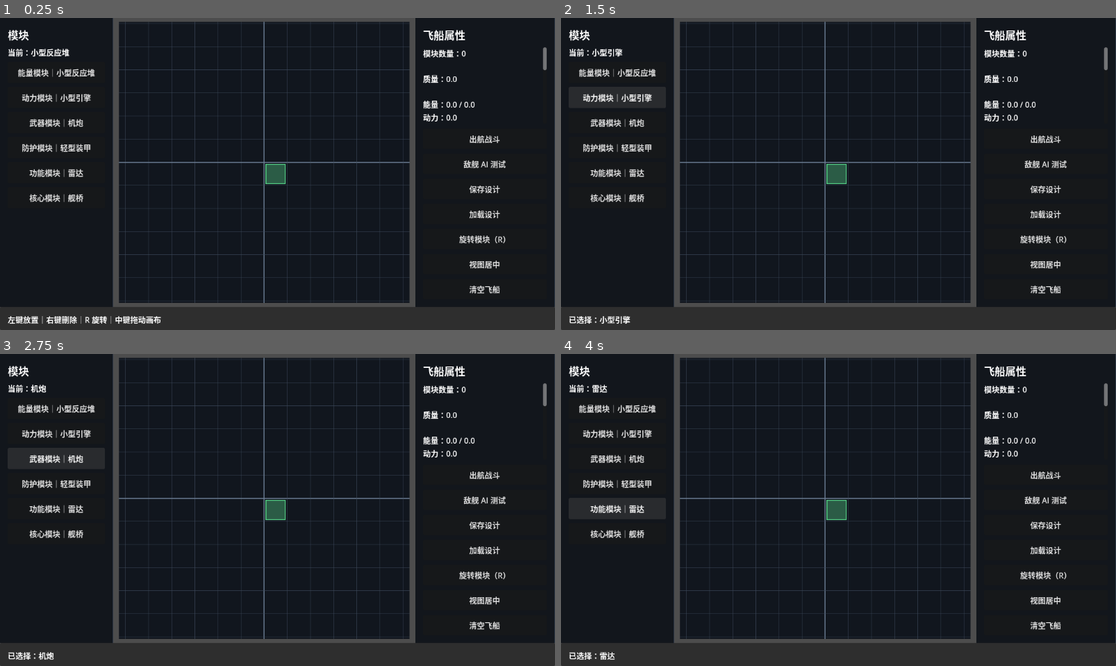
Above: before the commit, frames 1-4 (two rows, left to right).
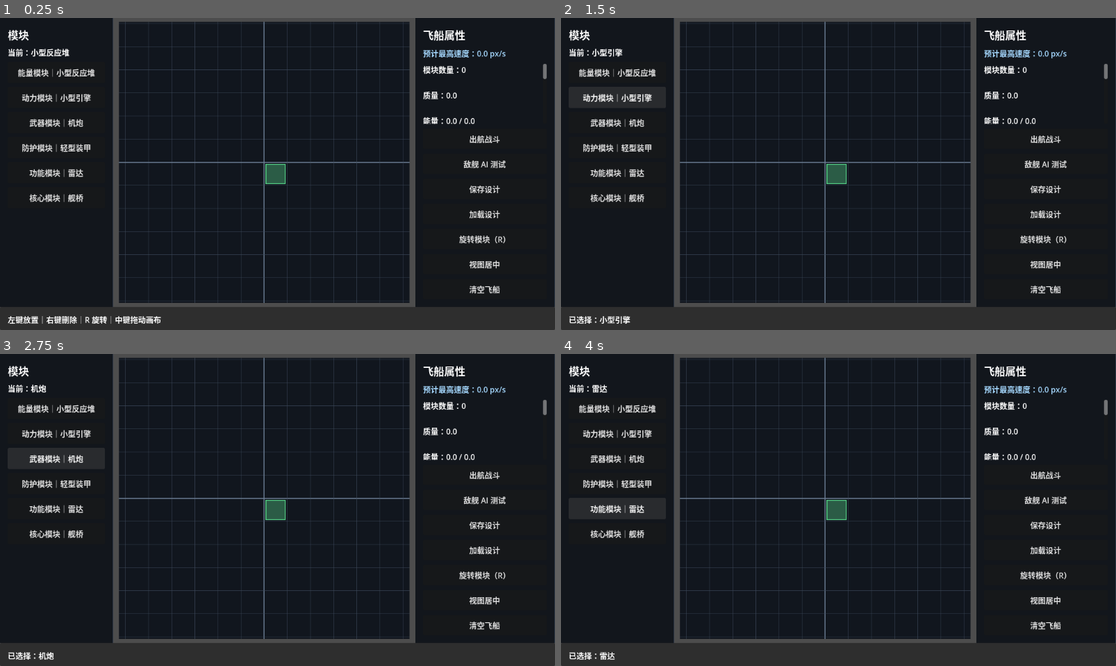
Above: after the commit, the same moments.

Repository: lqc19891229/AdvanceFour
Game: Godot game, scene res://game/ship/editor/ship_editor.tscn
The game is run twice, just before and just after one commit, with the same random seed, the same clock (stepped at 60 frames per second) and the same inputs.
Inputs:
- Up to frame 1 (0.25 s): no input
- Up to frame 2 (1.5 s): click "能量模块｜小型反应堆" at 0.5 s; click "动力模块｜小型引擎" at 1.25 s
- Up to frame 3 (2.75 s): click "武器模块｜机炮" at 2 s
- Up to frame 4 (4 s): click "防护模块｜轻型装甲" at 2.75 s; click "功能模块｜雷达" at 3.5 s

The runs differ from the first frame. In frame 1, 0.9% of the frame differs, in the area x 76-99%, y 9-35%; in frame 2, 0.9%; in frame 3, 0.9%; in frame 4, 0.9%.

Commit message:
feat: show predicted top speed in ship editor

Diff:
--- a/game/ship/dev/ship_regression_test.gd
+++ b/game/ship/dev/ship_regression_test.gd
@@ -161,7 +161,28 @@
 	_check(launch_button.get_global_rect().end.y <= root.get_visible_rect().end.y, "Editor battle entry must fit inside the viewport")
 	editor.get_node("MainLayout/RightPanel/RightMargin/RightVBox/AITestButton").pressed.emit()
 	_check(current_scene == editor, "Editor must reject an empty design without leaving")
+	_check(editor.speed_label.text.contains("预计最高速度：0.0 px/s"), "Empty design must show zero predicted speed")
+	_check(root.get_visible_rect().encloses(editor.speed_label.get_global_rect()), "Predicted speed must be visible without scrolling")
 	editor.get_node("MainLayout/Center/Grid").set_ship(_design())
+	var flight_world := Node2D.new()
+	root.add_child(flight_world)
+	var runtime := _spawn(flight_world, Vector2.ZERO)
+	runtime.set_control_input(1.0, 0.0)
+	for step in range(600):
+		runtime._physics_process(1.0 / float(Engine.physics_ticks_per_second))
+	_check(editor.speed_label.text.contains("预计最高速度：%.1f px/s" % runtime.get_speed()), "Editor estimate must match the actual straight-flight steady speed")
+	var heavy := _design()
+	heavy.place(DATABASE.get_by_id(&"defense_lightarmor"), Vector2i(8, 8), 0)
+	editor.grid.set_ship(heavy)
+	_check(editor.speed_label.text.contains("预计最高速度：%.1f px/s" % runtime.estimate_design_top_speed(heavy)) and runtime.estimate_design_top_speed(heavy) < runtime.get_speed(), "Adding mass must immediately lower the editor's predicted speed")
+	var underpowered := _design()
+	underpowered.place(DATABASE.get_by_id(&"function_radar"), Vector2i(8, 8), 0)
+	editor.grid.set_ship(underpowered)
+	_check(editor.speed_label.text.contains("预计最高速度：—（供能不足）"), "Insufficient power must not present a misleading full-power speed")
+	flight_world.queue_free()
+	editor.grid.clear_ship()
+	_check(editor.speed_label.text.contains("预计最高速度：0.0 px/s"), "Clearing the design must reset predicted speed")
+	editor.grid.set_ship(_design())
 	editor.get_node("MainLayout/RightPanel/RightMargin/RightVBox/AITestButton").pressed.emit()
 	await scene_changed
 	_check(current_scene.scene_file_path.ends_with("ship_ai_test.tscn"), "Valid editor design must enter AI test")
--- a/game/ship/editor/ship_editor.gd
+++ b/game/ship/editor/ship_editor.gd
@@ -1,10 +1,12 @@
 extends Control
 
 const SAVE_PATH := "user://ships/test_ship.json"
+const RUNTIME_SCENE := preload("res://game/ship/runtime/ship_runtime.tscn")
 
 @onready var grid: ShipGridView = $MainLayout/Center/Grid
 @onready var module_buttons: VBoxContainer = $MainLayout/LeftPanel/LeftMargin/LeftVBox/ModuleButtons
 @onready var stats_label: Label = $MainLayout/RightPanel/RightMargin/RightVBox/StatsScroll/StatsLabel
+@onready var speed_label: Label = $MainLayout/RightPanel/RightMargin/RightVBox/SpeedLabel
 @onready var status_label: Label = $BottomBar/BottomMargin/StatusLabel
 @onready var selected_label: Label = $MainLayout/LeftPanel/LeftMargin/LeftVBox/SelectedLabel
 
@@ -110,6 +112,15 @@
 func _refresh_stats() -> void:
 	var s := grid.ship
 	var design_status := "可出航" if s.is_design_valid() else "不可出航：%s" % s.get_design_invalid_reason()
+	var speed_text := "—（供能不足）"
+	if s.is_energy_valid():
+		# Read the runtime scene's actual tuning instead of maintaining editor copies.
+		var runtime := RUNTIME_SCENE.instantiate() as ShipRuntime
+		var speed := runtime.estimate_design_top_speed(s)
+		runtime.free()
+		speed_text = "无上限（无阻力）" if is_inf(speed) else "%.1f px/s" % speed
+	speed_label.text = "预计最高速度：%s" % speed_text
+	speed_label.tooltip_text = "完整耐久、供能充足、持续直线全速推进时的稳定航速。\n战损、转向和倒车会影响实际速度。"
 
 	stats_label.text = """模块数量：%d
 
--- a/game/ship/editor/ship_editor.tscn
+++ b/game/ship/editor/ship_editor.tscn
@@ -91,6 +91,12 @@
 theme_override_font_sizes/font_size = 22
 text = "飞船属性"
 
+[node name="SpeedLabel" type="Label" parent="MainLayout/RightPanel/RightMargin/RightVBox"]
+layout_mode = 2
+theme_override_colors/font_color = Color(0.65, 0.85, 1, 1)
+text = "预计最高速度：0.0 px/s"
+autowrap_mode = 2
+
 [node name="StatsScroll" type="ScrollContainer" parent="MainLayout/RightPanel/RightMargin/RightVBox"]
 custom_minimum_size = Vector2(0, 100)
 layout_mode = 2
--- a/game/ship/runtime/ship_runtime.gd
+++ b/game/ship/runtime/ship_runtime.gd
@@ -207,6 +207,17 @@
 func get_speed() -> float:
 	return velocity.length()
 
+func estimate_design_top_speed(design: ShipData) -> float:
+	# Full-power, undamaged design, straight ahead at full throttle.
+	# Physics adds thrust before drag: v_next = (v + a * dt) * (1 - drag * dt).
+	var acceleration := design.get_acceleration_score() * acceleration_scale
+	if acceleration <= 0.0:
+		return 0.0
+	if drag <= 0.0:
+		return INF
+	var step_factor := maxf(1.0 - drag / float(Engine.physics_ticks_per_second), 0.0)
+	return acceleration * step_factor / drag
+
 func get_heading_degrees() -> float:
 	return wrapf(rad_to_deg(rotation), 0.0, 360.0)
 
Not shown, changed: PROJECT_STATUS.txt
Not shown, changed: PROJECT_STRUCTURE.txt
Not shown, changed: VERSION_HISTORY.txt
Not shown, changed: game/ship/editor/README.txt
